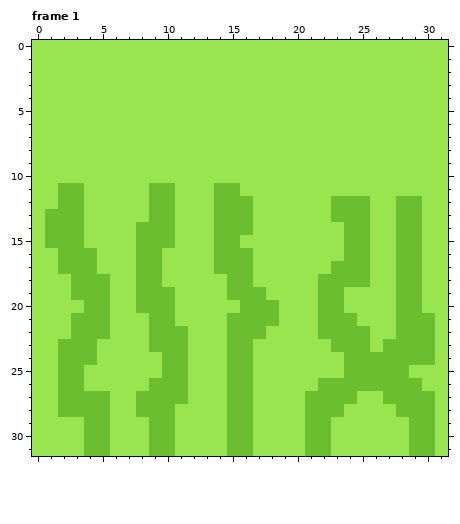
Two versions of one pixel-art file, public/assets/sprites/tallgrass/tallgrass.aseprite. The picture above is the old version.
32x32 pixels, 2 frames. Shown: frame 1. The commit also changed other frames, which this record leaves out.
Now the later version:
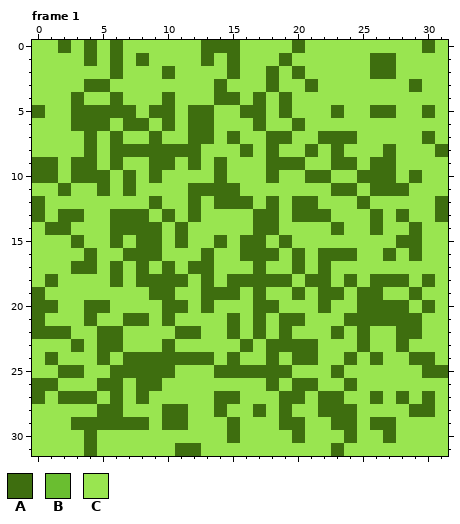
Palette (. is transparent): A #3e6e0f  B #6abe30  C #99e550
What changed:
Frame 1:
y 0: x 2 C -> A; x 4 C -> A; x 6 C -> A; x 13..15 CCC -> AAA; x 20 C -> A; x 30 C -> A
y 1: x 4 C -> A; x 6 C -> A; x 8 C -> A; x 13 C -> A; x 15 C -> A; x 19 C -> A; x 26..27 CC -> AA
y 2: x 6 C -> A; x 10 C -> A; x 15 C -> A; x 18 C -> A; x 20 C -> A; x 26..27 CC -> AA
y 3: x 4..5 CC -> AA; x 14 C -> A; x 18 C -> A; x 21 C -> A; x 29 C -> A
y 4: x 3 C -> A; x 6 C -> A; x 10 C -> A; x 14..15 CC -> AA; x 17 C -> A; x 19 C -> A
y 5: x 0 C -> A; x 3..7 CCCCC -> AAAAA; x 9..10 CC -> AA; x 12..13 CC -> AA; x 16..17 CC -> AA; x 19 C -> A; x 23 C -> A; x 26..27 CC -> AA; x 30 C -> A
y 6: x 3..5 CCC -> AAA; x 7..8 CC -> AA; x 10 C -> A; x 12..13 CC -> AA; x 17 C -> A; x 20 C -> A
y 7: x 4 C -> A; x 6 C -> A; x 9 C -> A; x 12..13 CC -> AA; x 15 C -> A; x 18..19 CC -> AA; x 22..24 CCC -> AAA; x 30 C -> A
y 8: x 4 C -> A; x 6..12 CCCCCCC -> AAAAAAA; x 16 C -> A; x 18 C -> A; x 21 C -> A; x 23 C -> A; x 27 C -> A; x 31 C -> A
y 9: x 0..1 CC -> AA; x 3..4 CC -> AA; x 6 C -> A; x 9..10 CC -> AA; x 12 C -> A; x 14 C -> A; x 18..20 CCC -> AAA; x 23..24 CC -> AA; x 26..27 CC -> AA
y 10: x 0..1 CC -> AA; x 3..5 CCC -> AAA; x 7 C -> A; x 9 C -> A; x 14 C -> A; x 18 C -> A; x 21..22 CC -> AA; x 25..27 CCC -> AAA; x 29 C -> A
y 11: x 2..3 BB -> AC; x 5 C -> A; x 7 C -> A; x 9..10 BB -> CC; x 12..15 CCBB -> AAAA; x 23..24 CC -> AA; x 26..28 CCC -> AAA
y 12: x 0 C -> A; x 2..3 BB -> CC; x 9..10 BB -> AC; x 12 C -> A; x 14..16 BBB -> AAA; x 18 C -> A; x 20..21 CC -> AA; x 23..25 BBB -> CCA; x 28..29 BB -> CC; x 31 C -> A
y 13: x 0..3 CBBB -> ACAA; x 6..10 CCCBB -> AAACA; x 12 C -> A; x 14..18 BBBCC -> CCCAA; x 20..26 CCCBBBC -> AAACCCA; x 28..29 BB -> AC; x 31 C -> A
y 14: x 1..3 BBB -> AAC; x 6..11 CCBBBC -> AAAACA; x 14..18 BBBCC -> CCCAA; x 23..26 CBBC -> ACCA; x 28..29 BB -> CA
y 15: x 1..3 BBB -> CCA; x 6 C -> A; x 8..11 BBBC -> AACA; x 14..17 BBCC -> ACAA; x 19 C -> A; x 24..25 BB -> CC; x 28..29 BB -> AA
y 16: x 2..4 BBB -> CCA; x 7..9 CBB -> AAA; x 13..18 CBBBCC -> ACCAAA; x 20 C -> A; x 22..25 CCBB -> AAAC; x 27..29 CBB -> ACA
y 17: x 2..4 BBB -> CAA; x 6 C -> A; x 8..10 BBC -> ACA; x 12..17 CCBBBC -> AACCCA; x 20 C -> A; x 22..25 CBBB -> ACCC; x 28..29 BB -> CC
y 18: x 1 C -> A; x 3..6 BBBC -> CCCA; x 8..11 BBCC -> AAAA; x 13 C -> A; x 15..19 BBCCC -> AAAAA; x 21..30 CBBBBCCBBC -> AACACAAACA
y 19: x 0 C -> A; x 3..5 BBB -> CCC; x 8..10 BBB -> CAA; x 13..17 CCBBB -> AAACA; x 20 C -> A; x 22..23 BB -> AA; x 25..26 CC -> AA; x 28..29 BB -> CA
y 20: x 0..1 CC -> AA; x 4..5 BB -> AA; x 8..11 BBBC -> CCAA; x 13 C -> A; x 16..18 BBB -> CAA; x 22..23 BB -> AC; x 25..30 CCCBBC -> AAAACA
y 21: x 0 C -> A; x 3..5 BBB -> CAC; x 7..10 CCBB -> AACA; x 15..20 BBBBCC -> ACACAA; x 22..30 BBBCCCBBB -> CCAAAAAAC
y 22: x 0..6 CCCBBBC -> AAACCAA; x 9..12 BBBC -> CCAA; x 15..17 BBB -> ACA; x 19 C -> A; x 22..25 BBBB -> CACA; x 28..30 BBB -> AAC
y 23: x 2..6 BBBCC -> CACAA; x 9..11 BBB -> CAC; x 15..16 BB -> CA; x 18..21 CCCC -> AAAA; x 23..25 BBB -> CCA; x 27..30 BBBB -> CACC
y 24: x 1..5 CBBBC -> ACCCA; x 7..13 CCCBBCC -> AAAAAAA; x 15..16 BB -> AC; x 18 C -> A; x 20..21 CC -> AA; x 24..30 BBBBBBB -> ACACCAA
y 25: x 2..3 BB -> AA; x 6..11 CCCCBB -> AAAAAC; x 14..19 CBBCCC -> AAAAAA; x 23..28 CBBBBB -> ACCCCC; x 30..31 CC -> AA
y 26: x 0..3 CCBB -> AACC; x 5..6 CC -> AA; x 8..11 CBBB -> AACC; x 15..16 BB -> CC; x 18 C -> A; x 20..29 CCBBBBBBBB -> AACCACCCCC
y 27: x 0 C -> A; x 2..6 BBBBC -> AAACA; x 8..11 BBBB -> ACCC; x 14..16 CBB -> AAC; x 19..24 CCBBBB -> AACAAC; x 26..30 CBBBB -> ACACA
y 28: x 2..6 BBBBC -> CCCAA; x 8..11 BBBC -> CCAA; x 14..17 CBBC -> ACCA; x 19 C -> A; x 21..24 BBBC -> CAAA; x 28..30 BBB -> CAA
y 29: x 3..11 CBBCCCBBC -> AAAAAACAA; x 15..16 BB -> AC; x 19..24 CCBBCC -> AACCAA; x 26..27 CC -> AA; x 29..30 BB -> CC
y 30: x 4..5 BB -> AC; x 9..10 BB -> CC; x 15..16 BB -> AC; x 20..22 CBB -> ACC; x 24 C -> A; x 27 C -> A; x 29..30 BB -> CC
y 31: x 4..5 BB -> AC; x 9..12 BBCC -> CCAA; x 15..16 BB -> CC; x 21..23 BBC -> CCA; x 29..30 BB -> CC
